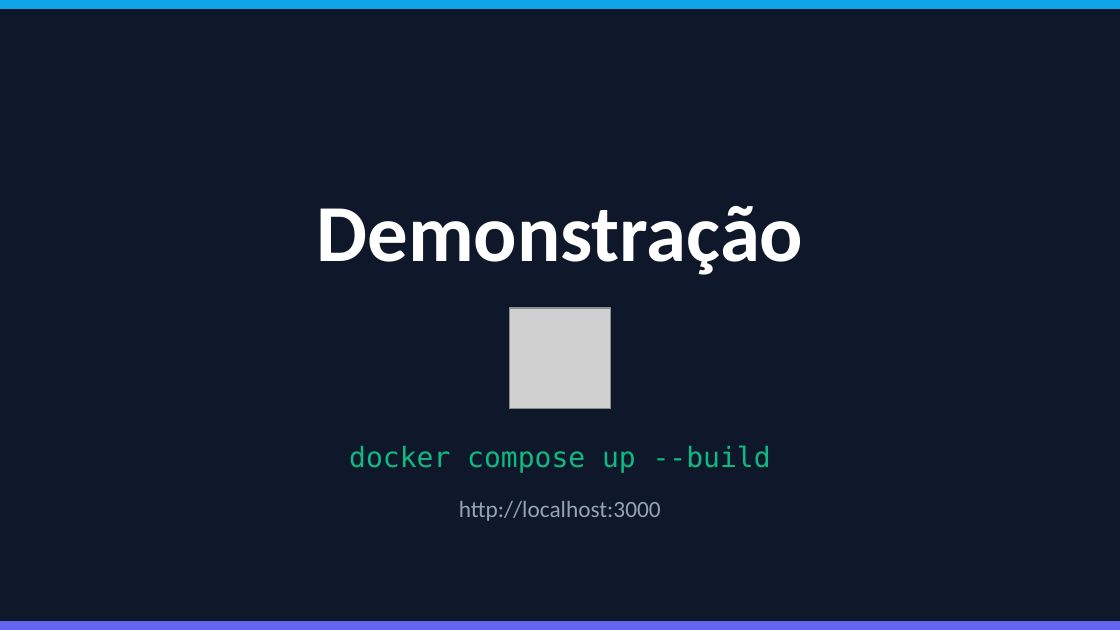
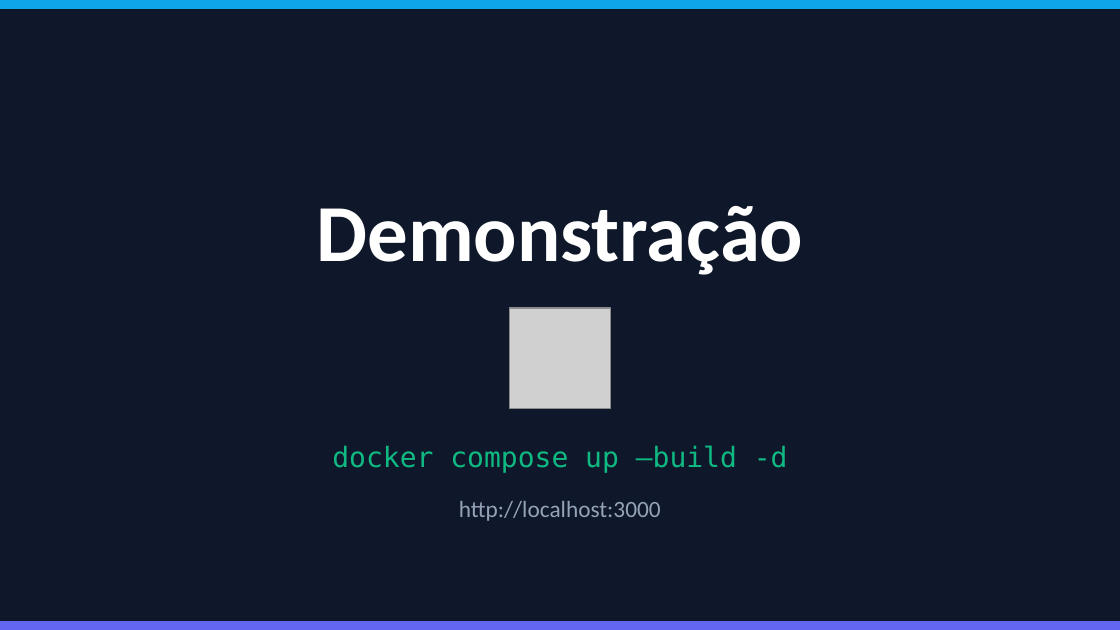
Before and after one commit to Diogoesteves11/LI4, a slide deck: slide 16 of FixNPresent_v2 .pptx (slide 12 before the commit). Drawn at 1120x630 pixels with LibreOffice and Linux fonts; fonts in the diff are those of the drawing; grey boxes stand for pictures. Boxes give left, top, right and bottom in pixels: in the first picture for what was removed or moved away, otherwise in the second. Text is boxed around its words. In the diff, an @@ line names an element or a change of style, - is before the commit and + after.

```diff
--- a/FixNPresent_v2 .pptx
+++ b/FixNPresent_v2 .pptx
@@ text at bbox=[332, 445, 788, 473]: text changed @@
-docker compose up --build
+docker compose up –build -d
```
Also in this commit, not shown: 9 other slides changed, 4 slides added.
